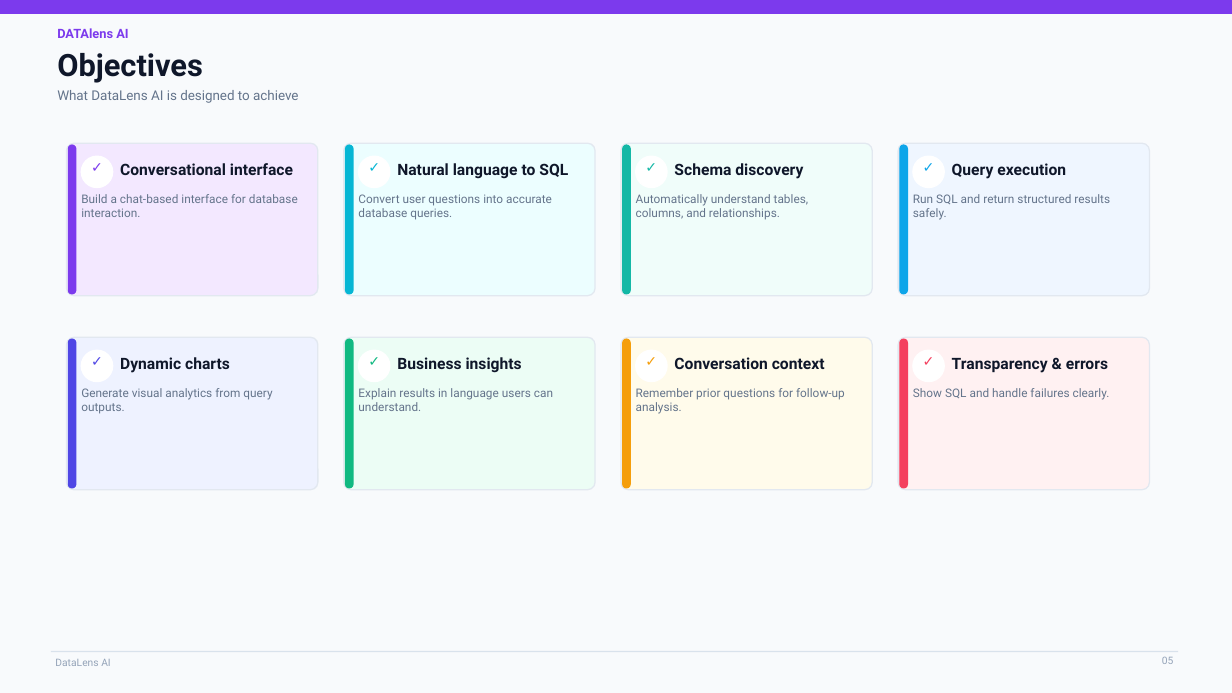
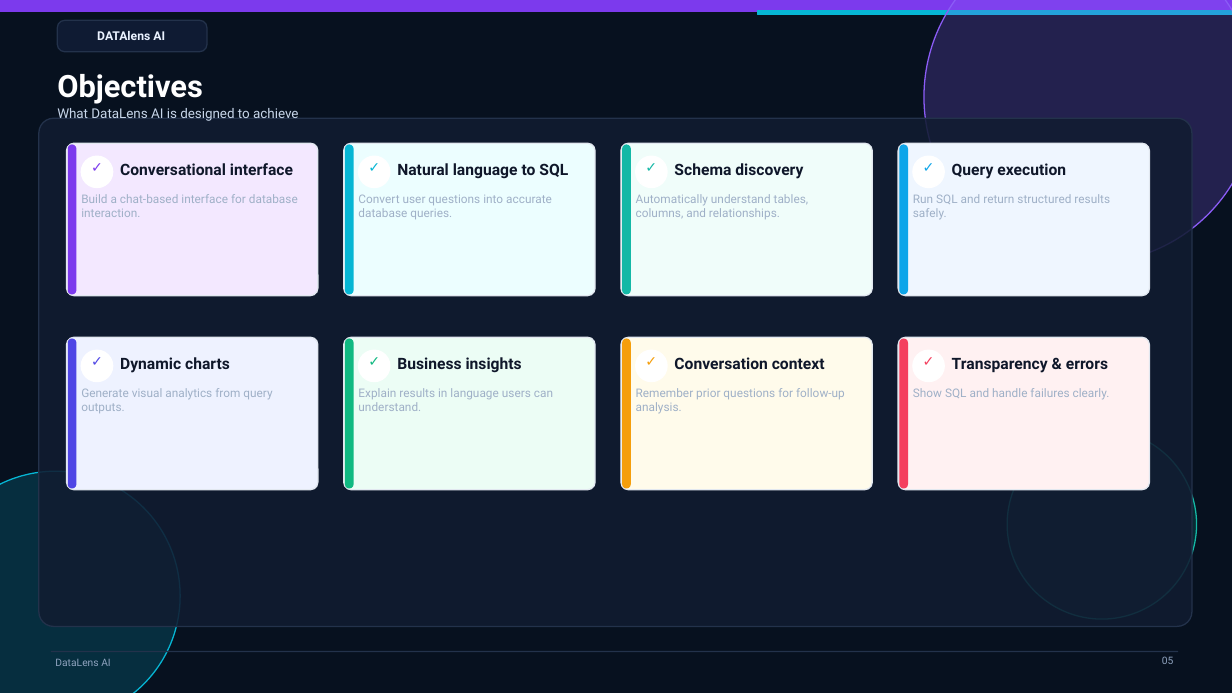
Before and after one commit to sachin20072909/Arduino-learning-journey.., a slide deck: slide 5 of docs/DataLens_AI_Professional_Presentation.pptx. Drawn at 1232x693 pixels with LibreOffice and Linux fonts; fonts in the diff are those of the drawing. Boxes give left, top, right and bottom in pixels: in the first picture for what was removed or moved away, otherwise in the second. Text is boxed around its words. In the diff, an @@ line names an element or a change of style, - is before the commit and + after.

Commit message:
Refresh DataLens presentation theme

```diff
--- a/docs/DataLens_AI_Professional_Presentation.pptx
+++ b/docs/DataLens_AI_Professional_Presentation.pptx
@@ background #F8FAFC to #07111F @@
@@ rounded rectangle added at (57, 20, 207, 52), fill #0F1B33, outline #23324B 1 pt @@
@@ rectangle added at (758, 11, 1232, 15), fill #06B6D4, outline #06B6D4 1 pt @@
@@ ellipse added at (924, 0, 1232, 263), fill #8B5CF6 at 22% opacity, outline #8B5CF6 1 pt @@
@@ text "DATAlens AI": place and size @@
-text "DATAlens AI" at (57, 28, 128, 38)
+text "DATAlens AI" at (97, 31, 165, 40)
@@ text "DATAlens AI" at (97, 31, 165, 40): size 10 to 9.5 pt, text colour #7C3AED to #EAF2FF; alignment left to centre @@
@@ text "Objectives": place and size @@
-text "Objectives" at (57, 53, 203, 83)
+text "Objectives" at (57, 74, 203, 104)
@@ text "Objectives" at (57, 74, 203, 104): text colour #0F172A to #FFFFFF @@
@@ rounded rectangle added at (39, 118, 1192, 627), fill #111C31 at 88% opacity, outline #23324B 1 pt @@
@@ text "What DataLens AI is designed ...": place and size @@
-text "What DataLens AI is designed ..." at (57, 90, 298, 103)
+text "What DataLens AI is designed ..." at (57, 108, 298, 121)
@@ text "What DataLens AI is designed ..." at (57, 108, 298, 121): text colour #64748B to #C7D6EA @@
@@ text colour #64748B to #9FB0C7 in 8 elements at (81, 194, 298, 217), (358, 195, 552, 219), (636, 194, 809, 219), (913, 194, 1110, 219), (81, 388, 272, 413), (358, 388, 553, 411), (636, 388, 845, 413), (913, 388, 1110, 400) @@
@@ ellipse added at (1007, 430, 1197, 619), fill #14B8A6 at 16% opacity, outline #14B8A6 1 pt @@
@@ ellipse added at (0, 471, 180, 693), fill #06B6D4 at 18% opacity, outline #06B6D4 1 pt @@
@@ line (51, 652) - (1178, 652): stroke #D9E2EC 1 pt to #23324B 1 pt @@
@@ text "DataLens AI" at (55, 659, 110, 666): text colour #94A3B8 to #8FA3BF @@
@@ text "05" at (1162, 656, 1174, 664): text colour #94A3B8 to #8FA3BF @@
```
Also in this commit, not shown: 15 other slides changed, 1 other file.
